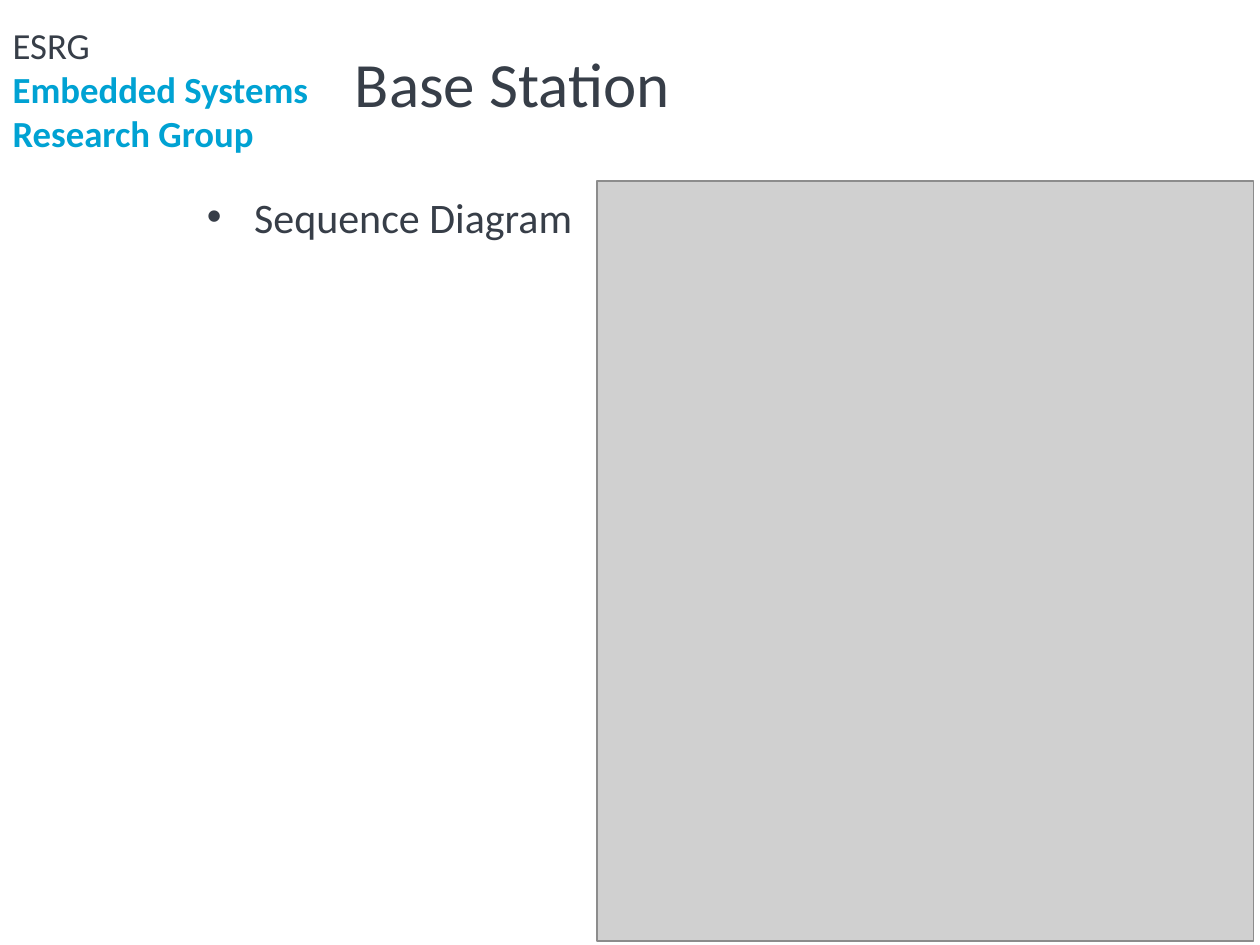
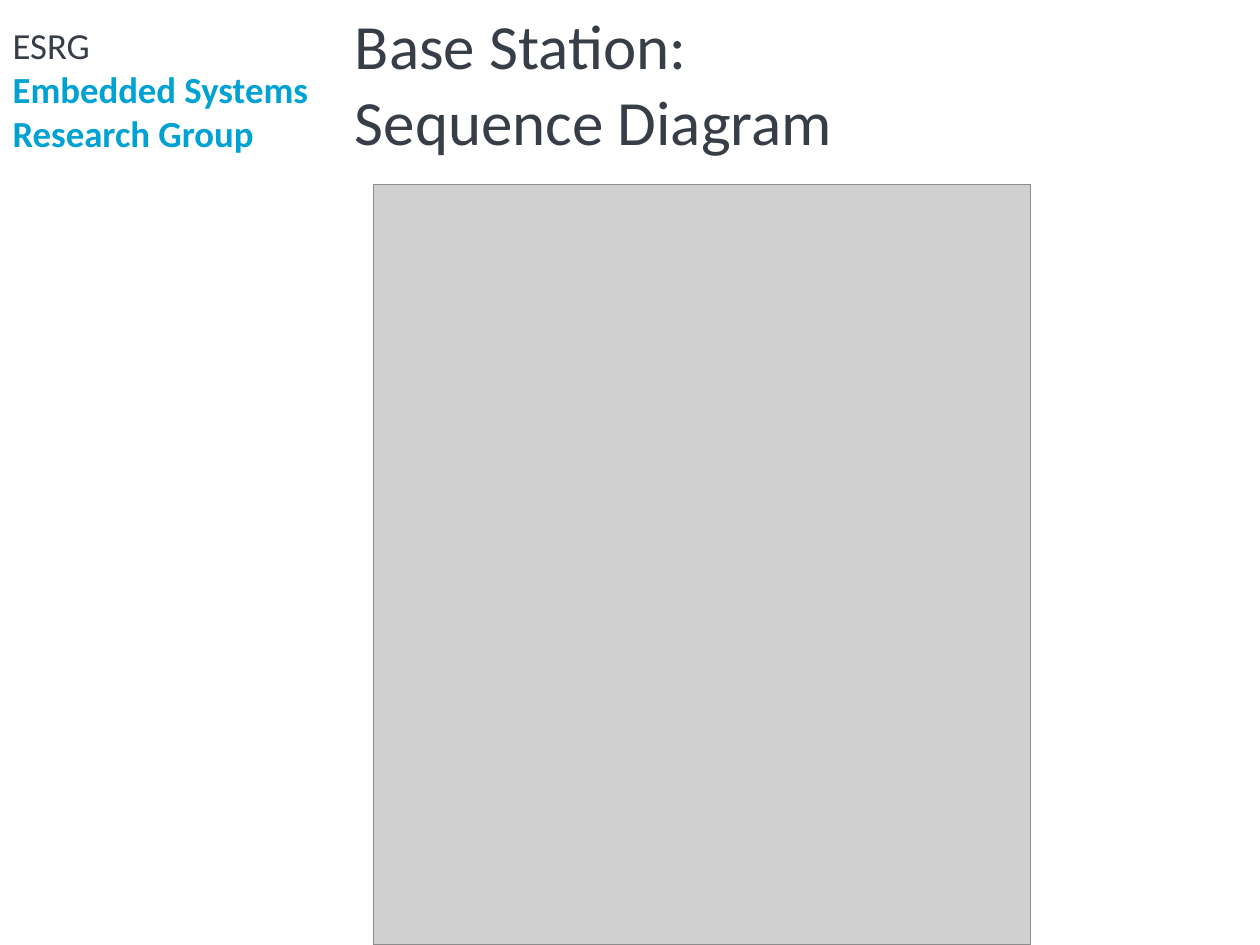
Before and after one commit to ESRGgroup9/slipad, a slide deck: slide 16 of project/group9.pptx. Drawn at 1260x945 pixels with LibreOffice and Linux fonts; fonts in the diff are those of the drawing; grey boxes stand for pictures; background and template pictures are left out. Boxes give left, top, right and bottom in pixels: in the first picture for what was removed or moved away, otherwise in the second. Text is boxed around its words. In the diff, an @@ line names an element or a change of style, - is before the commit and + after.

```diff
--- a/project/group9.pptx
+++ b/project/group9.pptx
@@ title at bbox=[355, 25, 832, 156]: text changed @@
-Base Station
+Base Station:
+Sequence Diagram
@@ text removed at bbox=[254, 204, 572, 241] @@
-• Sequence Diagram
@@ picture: place and size @@
-picture at bbox=[597, 181, 1254, 941]
+picture at bbox=[373, 185, 1029, 945]
```
Also in this commit, not shown: 8 other slides changed, 3 slides added, 3 other files.
